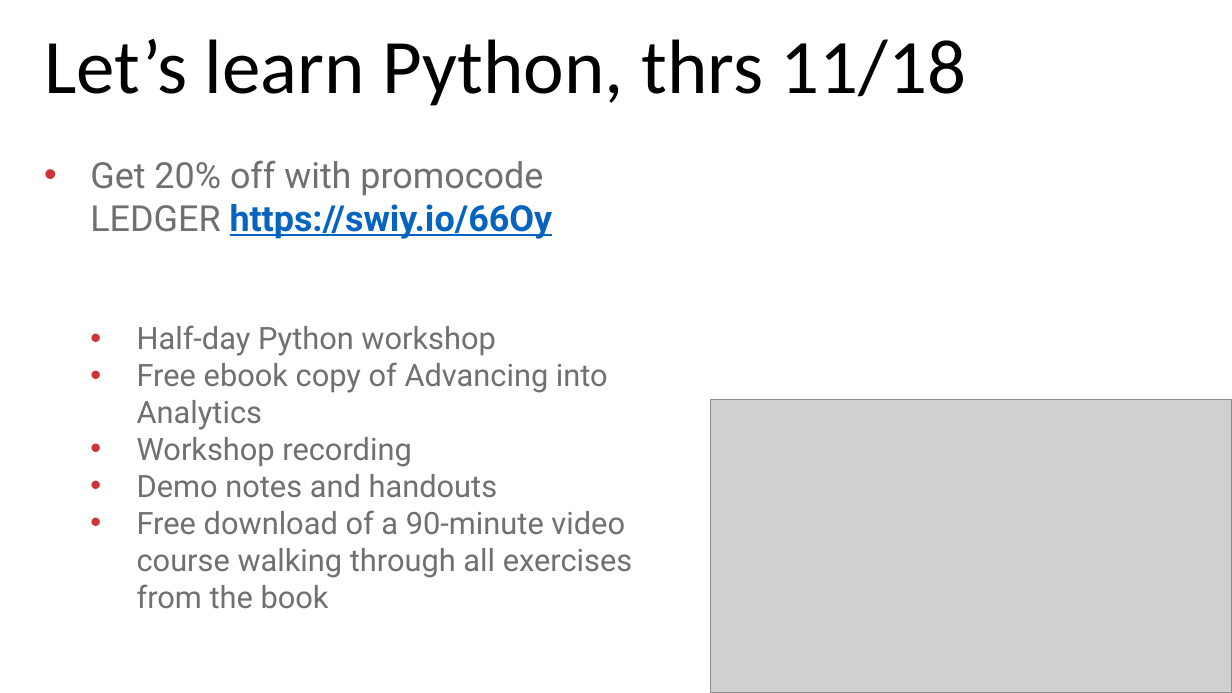
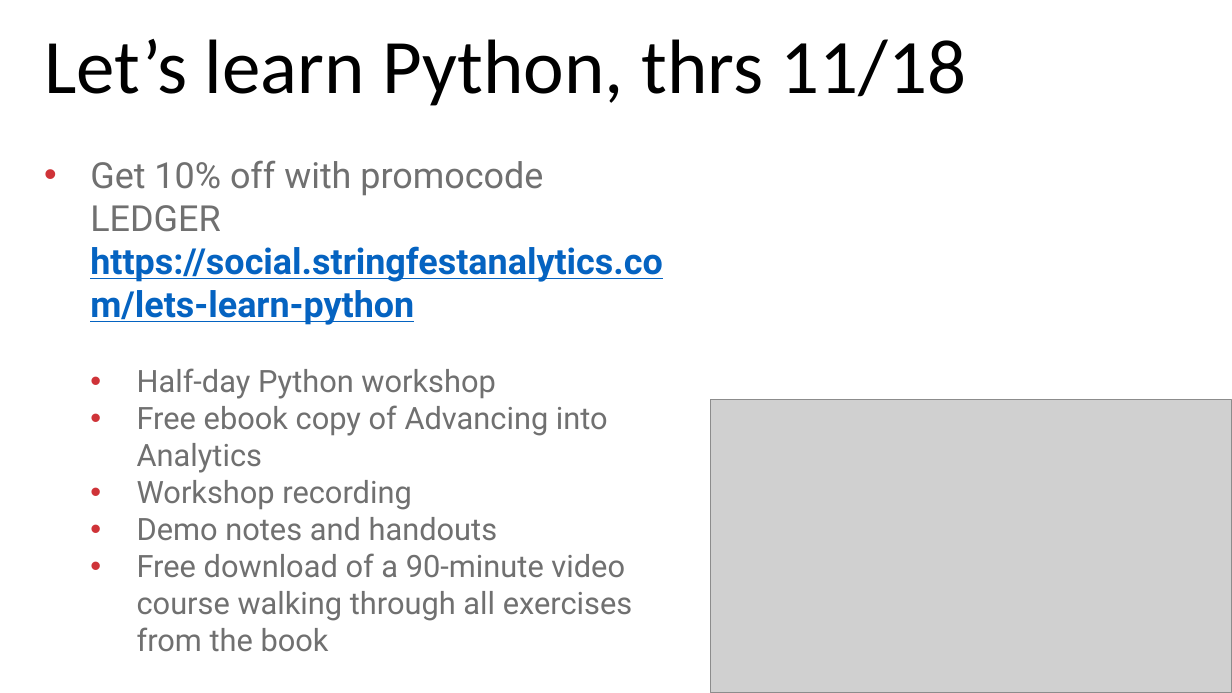
Before and after one commit to stringfestdata/aina-getting-started-accountants, a slide deck: slide 11 of aina-getting-started-accountants.pptx. Drawn at 1232x693 pixels with LibreOffice and Linux fonts; fonts in the diff are those of the drawing; grey boxes stand for pictures. Boxes give left, top, right and bottom in pixels: in the first picture for what was removed or moved away, otherwise in the second. Text is boxed around its words. In the diff, an @@ line names an element or a change of style, - is before the commit and + after.

```diff
--- a/aina-getting-started-accountants.pptx
+++ b/aina-getting-started-accountants.pptx
@@ text at box(90, 160, 662, 325): text changed; text colour #707070 to #0563C1; bold on @@
-• Get 20% off with promocode LEDGER https://swiy.io/66Oy
+• Get 10% off with promocode LEDGER https://social.stringfestanalytics.com/lets-learn-python
```
Also in this commit, not shown: 1 other slide changed, 1 other file.
